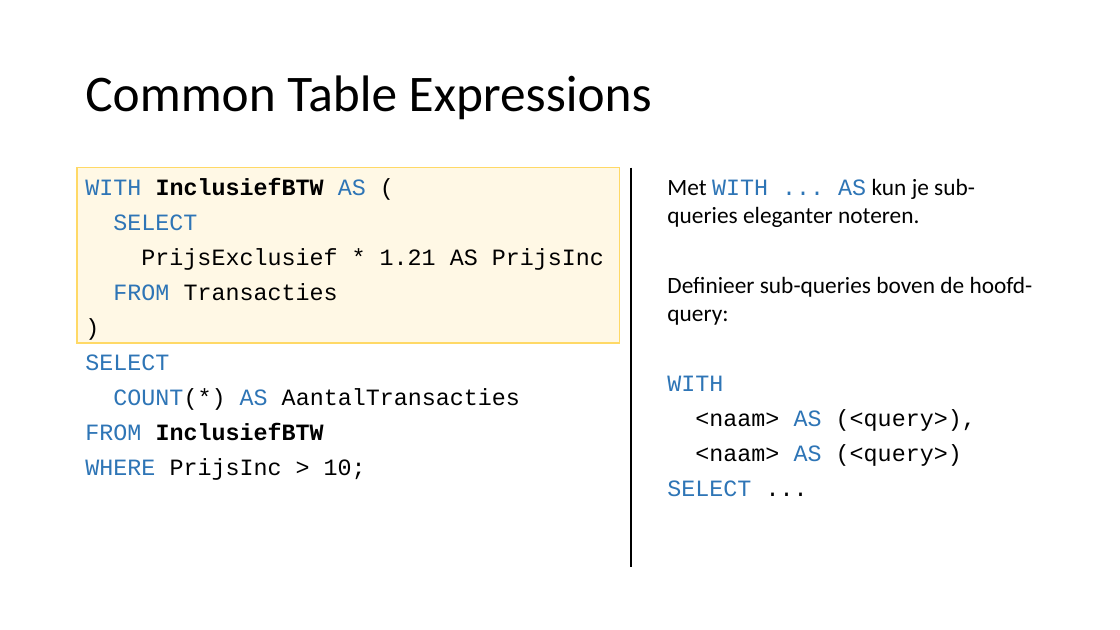
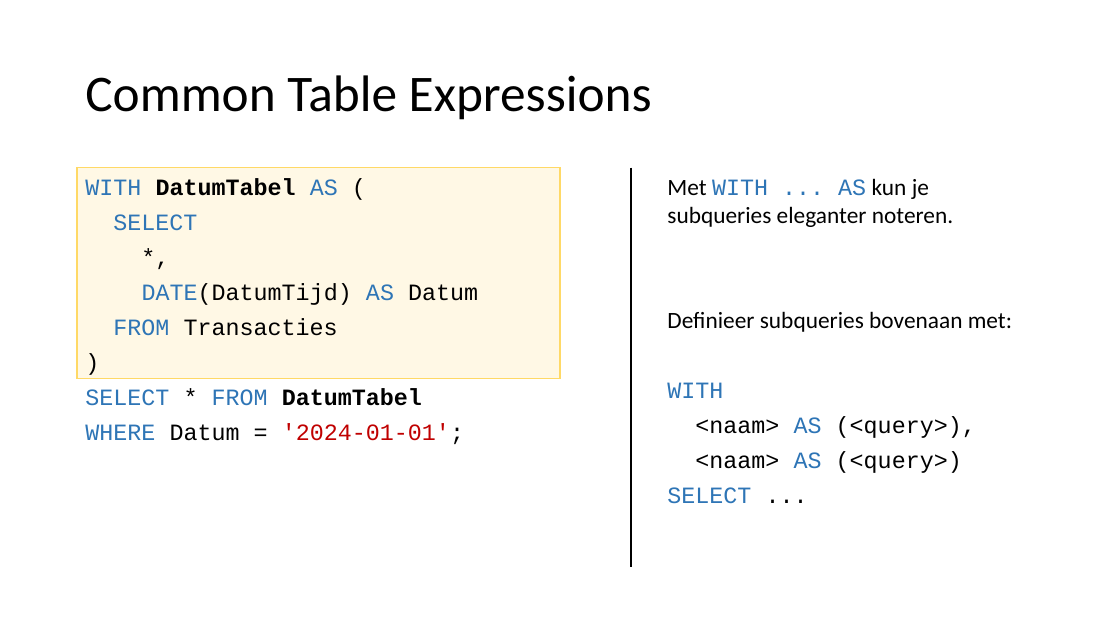
Before and after one commit to LFKoning/knowledge-sharing, a slide deck: slide 24 of sql_course/1_basics/1_basics.pptx. Drawn at 1120x630 pixels with LibreOffice and Linux fonts; fonts in the diff are those of the drawing. Boxes give left, top, right and bottom in pixels: in the first picture for what was removed or moved away, otherwise in the second. Text is boxed around its words. In the diff, an @@ line names an element or a change of style, - is before the commit and + after.

```diff
--- a/sql_course/1_basics/1_basics.pptx
+++ b/sql_course/1_basics/1_basics.pptx
@@ rectangle: place and size @@
-rectangle at (77, 168, 619, 344)
+rectangle at (77, 168, 560, 379)
@@ text at (85, 178, 338, 196): text changed @@
-WITH InclusiefBTW AS (
+WITH DatumTabel AS (
@@ text at (667, 178, 1012, 332): text changed @@
-Met WITH ... AS kun je sub-queries eleganter noteren.
-Definieer sub-queries boven de hoofd-query:
+Met WITH ... AS kun je subqueries eleganter noteren.
+Definieer subqueries bovenaan met:
@@ text at (142, 283, 478, 305): text changed @@
-PrijsExclusief * 1.21 AS PrijsInc
+*,
+DATE(DatumTijd) AS Datum
@@ text at (85, 388, 464, 444): text changed @@
-SELECT
-COUNT(*) AS AantalTransacties
-FROM InclusiefBTW
-WHERE PrijsInc > 10;
+SELECT * FROM DatumTabel
+WHERE Datum = '2024-01-01';
```
Also in this commit, not shown: 38 other slides changed, 1 slide added, 29 other files.
